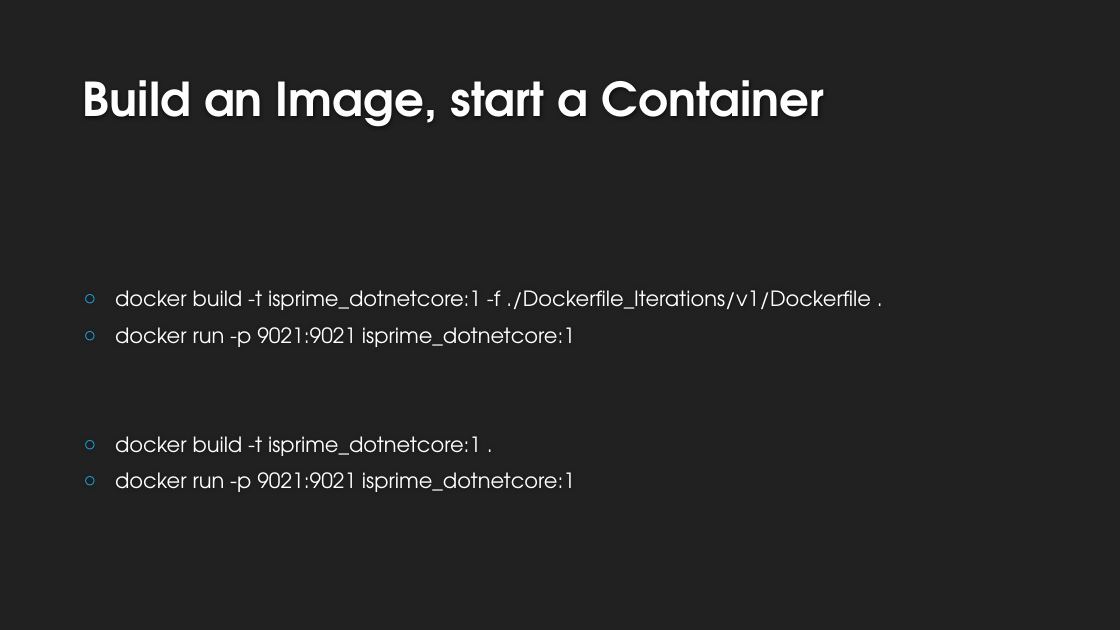
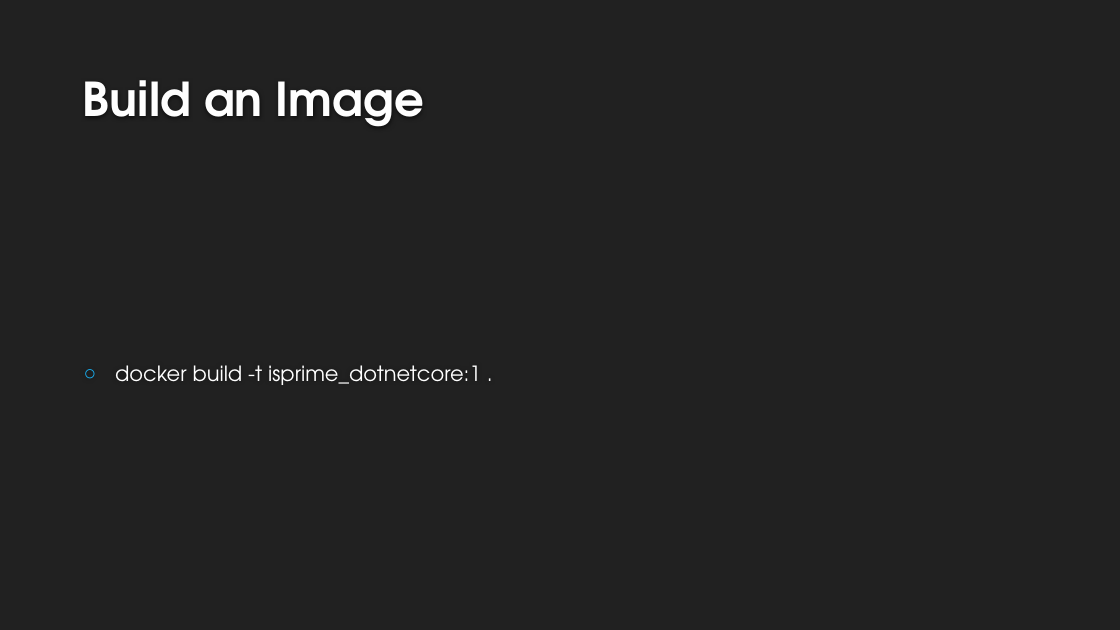
Before and after one commit to dcook-net/DockerisingDotNetAppsTalk, a slide deck: slide 15 of Dockerising .Net Applications v2.pptx (slide 27 before the commit). Drawn at 1120x630 pixels with LibreOffice and Linux fonts; fonts in the diff are those of the drawing; background and template pictures are left out. Boxes give left, top, right and bottom in pixels: in the first picture for what was removed or moved away, otherwise in the second. Text is boxed around its words. In the diff, an @@ line names an element or a change of style, - is before the commit and + after.

```diff
--- a/Dockerising .Net Applications v2.pptx
+++ b/Dockerising .Net Applications v2.pptx
@@ title at <box>83,80,424,127</box>: text changed @@
-Build an Image, start a Container
+Build an Image
@@ text at <box>115,290,871,347</box>: paragraphs removed @@
-○ docker build -t isprime_dotnetcore:1 -f ./Dockerfile_Iterations/v1/Dockerfile .
-○ docker run -p 9021:9021 isprime_dotnetcore:1
@@ text at <box>115,472,575,492</box>: paragraph removed @@
-○ docker run -p 9021:9021 isprime_dotnetcore:1
```
Also in this commit, not shown: 2 other slides changed, 9 slides added, 13 slides removed, 16 other files.
